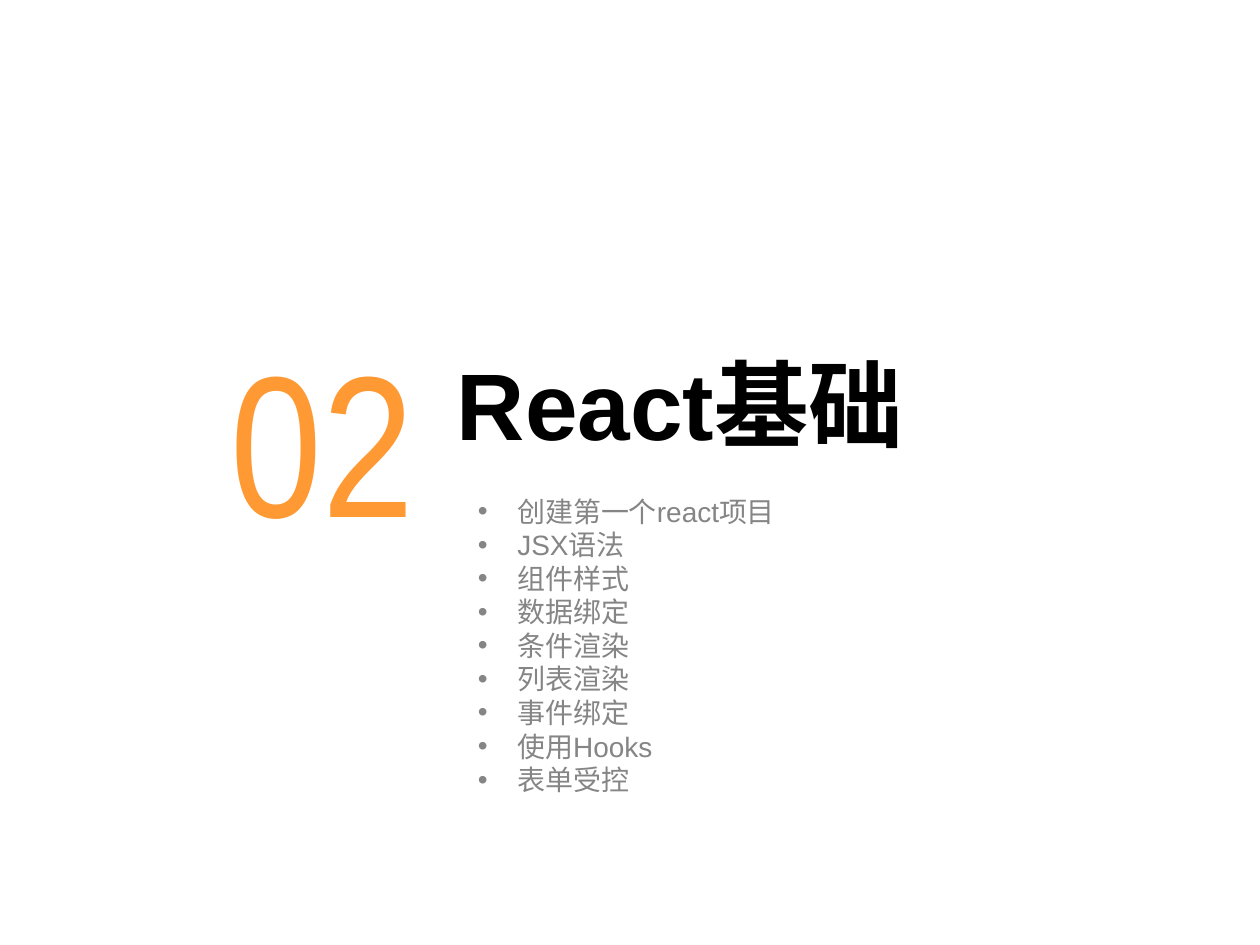
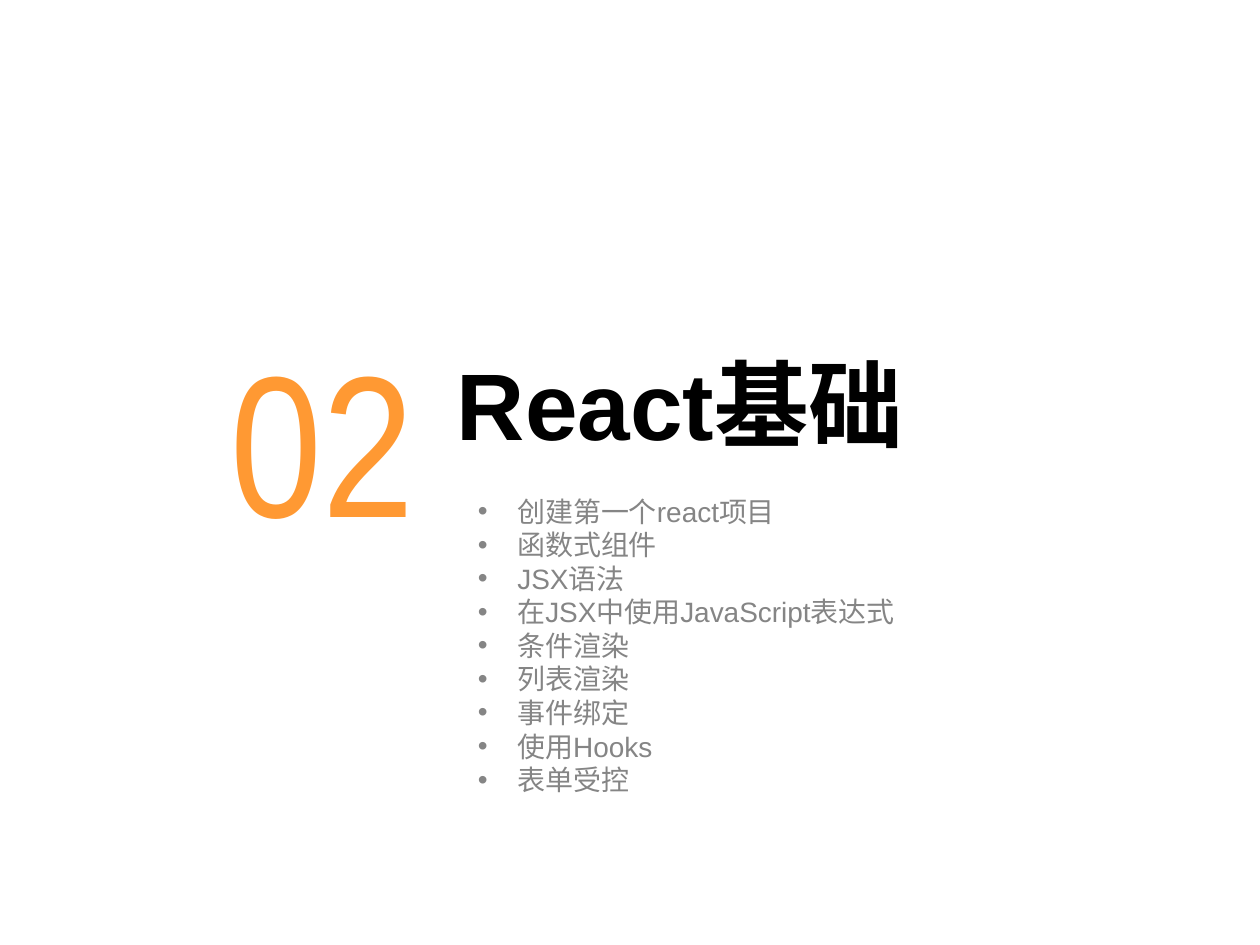
Before and after one commit to chenqiuli/JY_Peixun_1, a slide deck: slide 6 of PPT内容.pptx. Drawn at 1260x945 pixels with LibreOffice and Linux fonts; fonts in the diff are those of the drawing; background and template pictures are left out. Boxes give left, top, right and bottom in pixels: in the first picture for what was removed or moved away, otherwise in the second. Text is boxed around its words. In the diff, an @@ line names an element or a change of style, - is before the commit and + after.

```diff
--- a/PPT内容.pptx
+++ b/PPT内容.pptx
@@ text at [517, 531, 657, 557]: paragraph added @@
+• 函数式组件
@@ text at [517, 598, 894, 628]: text changed @@
-• 组件样式
-• 数据绑定
+• 在JSX中使用JavaScript表达式
```
Also in this commit, not shown: 1 other slide changed, 6 slides added, 1 slide removed, 14 other files.
